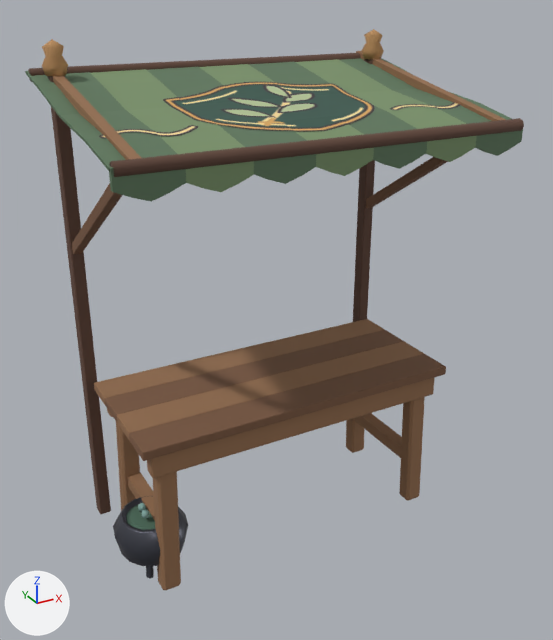
Two versions of the glTF model assets/models/market/stall_herbalist.glb, one commit apart.
Camera for both pictures: a 50 mm camera at (-1.7, -3.12, 2.72) aimed at (-0.01, -0.05, 1.19). The lights are fixed; the arrows at lower left show +X, +Y and +Z. The picture after the commit comes second. Vertices at exactly the same position are counted once.

In view in the first picture: 'stall_herbalist'.
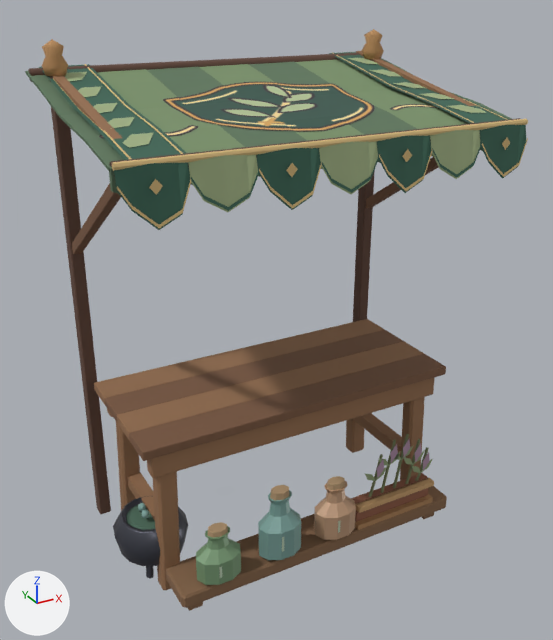
Where the change shows, as pixel boxes (x1, y1, x2, y2) in the pictures (553 x 640 px):
'stall_herbalist', reshaped: before (25, 29, 524, 590); after (25, 29, 528, 611)
part 1 of me_stall_herbalist, added: after (112, 119, 528, 171)
part 2 of me_stall_herbalist, added: after (188, 602, 203, 611)
part 3 of me_stall_herbalist, added: after (207, 522, 228, 538)
part 4 of me_stall_herbalist, added: after (270, 485, 289, 500)
part 5 of me_stall_herbalist, added: after (327, 476, 345, 490)
part 6 of me_stall_herbalist, added (brown): after (355, 494, 433, 530)
part 7 of me_stall_herbalist, added (brown): after (355, 478, 434, 513)
part 8 of me_stall_herbalist, added (brown): after (351, 473, 428, 522)
part 9 of me_stall_herbalist, added: after (166, 434, 447, 608)
part 10 of me_stall_herbalist, added (green): after (39, 52, 528, 230)

Patch to the scene script:
```diff
--- a/assets/models/market/stall_herbalist.glb.py
+++ b/assets/models/market/stall_herbalist.glb.py
@@ mat_glazed_tile_and_glass @@
+mat_glazed_tile_and_glass = bpy.data.materials.new('Glazed tile and glass')
+mat_glazed_tile_and_glass.use_nodes = True; mat_glazed_tile_and_glass.node_tree.nodes.clear()
+_N = mat_glazed_tile_and_glass.node_tree.nodes; _L = mat_glazed_tile_and_glass.node_tree.links
+n0 = _N.new('ShaderNodeBsdfPrincipled'); n0.name = 'Principled BSDF'
+n0.inputs[1].default_value = 0.12  # 'Metallic'
+n0.inputs[2].default_value = 0.39  # 'Roughness'
+n1 = _N.new('ShaderNodeOutputMaterial'); n1.name = 'Material Output'
+n2 = _N.new('ShaderNodeVertexColor'); n2.name = 'Color Attribute'
+_L.new(n0.outputs[0], n1.inputs[0])  # 'BSDF' to 'Surface'
+_L.new(n2.outputs[0], n0.inputs[0])  # 'Color' to 'Base Color'
@@ mat_carved_wood__cloth_and_stone @@
+mat_carved_wood__cloth_and_stone = bpy.data.materials.new('Carved wood, cloth and stone')
+mat_carved_wood__cloth_and_stone.use_nodes = True; mat_carved_wood__cloth_and_stone.node_tree.nodes.clear()
+_N = mat_carved_wood__cloth_and_stone.node_tree.nodes; _L = mat_carved_wood__cloth_and_stone.node_tree.links
+n0 = _N.new('ShaderNodeBsdfPrincipled'); n0.name = 'Principled BSDF'
+n0.inputs[2].default_value = 0.92  # 'Roughness'
+n1 = _N.new('ShaderNodeOutputMaterial'); n1.name = 'Material Output'
+n2 = _N.new('ShaderNodeVertexColor'); n2.name = 'Color Attribute'
+_L.new(n0.outputs[0], n1.inputs[0])  # 'BSDF' to 'Surface'
+_L.new(n2.outputs[0], n0.inputs[0])  # 'Color' to 'Base Color'
@@ me_stall_herbalist @@
-me_stall_herbalist.from_pydata(...)  # 1750 vertices, 3046 faces; spans x -0.95..0.95, y -0.6..0.6, z 0.0..2.5
+me_stall_herbalist.from_pydata(...)  # 2511 vertices, 4050 faces; spans x -0.95..0.95, y -0.64..0.6, z 0.0..2.5
+# me_stall_herbalist part 1: a new loose piece, an 8-sided cylinder along x spanning x -0.946..0.946, y -0.616..-0.588, z 2.144..2.172, in mat_carved_wood__cloth_and_stone
+# me_stall_herbalist part 2: a new loose piece, a box spanning x -0.727..-0.657, y -0.487..-0.315, z 0.003..0.133, in mat_carved_wood__cloth_and_stone
+# me_stall_herbalist part 3: a new loose piece, an 8-sided cut cone along z (radius 0.053 by 0.039 at the low end, 0.048 by 0.035 at the high end) spanning x -0.613..-0.507, y -0.513..-0.435, z 0.39..0.417, in mat_carved_wood__cloth_and_stone
+# me_stall_herbalist part 4: a new loose piece, an 8-sided cut cone along z (radius 0.053 by 0.039 at the low end, 0.048 by 0.035 at the high end) spanning x -0.283..-0.177, y -0.513..-0.435, z 0.477..0.514, in mat_carved_wood__cloth_and_stone
+# me_stall_herbalist part 5: a new loose piece, an 8-sided cut cone along z (radius 0.053 by 0.039 at the low end, 0.048 by 0.035 at the high end) spanning x 0.038..0.144, y -0.513..-0.435, z 0.423..0.454, in mat_carved_wood__cloth_and_stone
+# me_stall_herbalist part 6: a new loose piece, a box spanning x 0.204..0.692, y -0.522..-0.481, z 0.139..0.167, in mat_carved_wood__cloth_and_stone
+# me_stall_herbalist part 7: a new loose piece, a box spanning x 0.206..0.689, y -0.524..-0.482, z 0.247..0.275, in mat_carved_wood__cloth_and_stone
+# me_stall_herbalist part 8: a new loose piece, a box spanning x 0.213..0.683, y -0.492..-0.432, z 0.135..0.275, in mat_carved_wood__cloth_and_stone
+# me_stall_herbalist part 9: 391 vertices added at x -0.77..0.8, y -0.55..-0.29, z 0.06..0.6
+# me_stall_herbalist part 10: 266 vertices added at x -0.94..0.94, y -0.64..0.59, z 1.92..2.38
+# other edits to the shape of me_stall_herbalist do not show in these pictures
 me_stall_herbalist.materials.append(mat_walnut)
@@ me_stall_herbalist @@
 me_stall_herbalist.materials.append(mat_embroidered_thread)
+me_stall_herbalist.materials.append(mat_carved_wood__cloth_and_stone)
+me_stall_herbalist.materials.append(mat_glazed_tile_and_glass)
```
